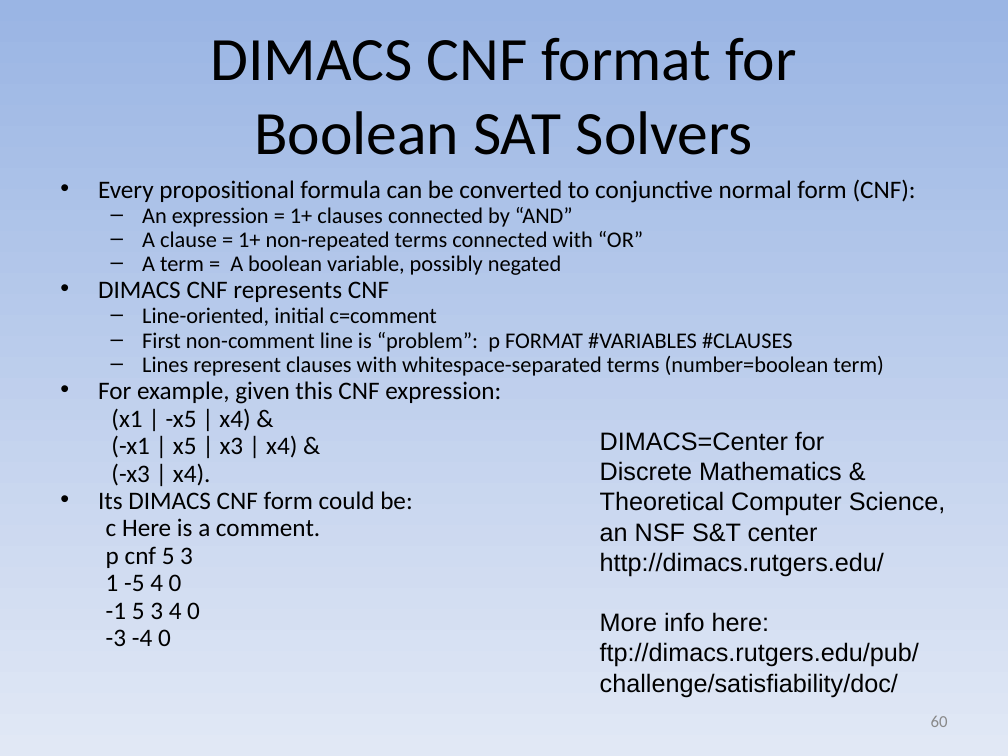
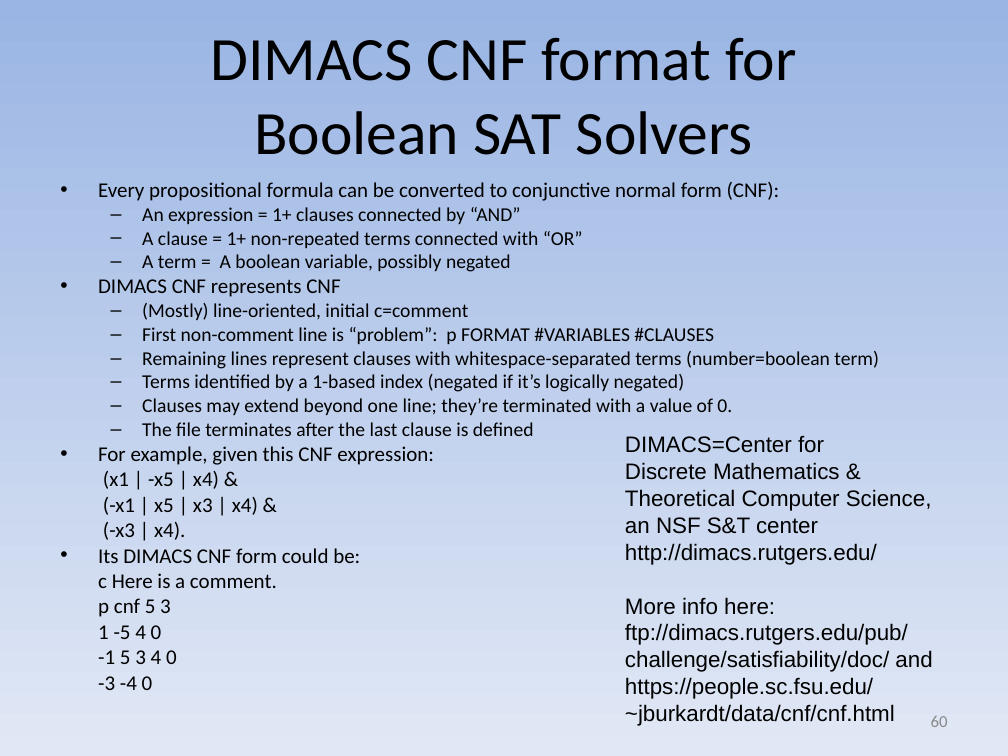
Before and after one commit to david-a-wheeler/david-a-wheeler.github.io, a slide deck: slide 60 of secure-class/presentations/Secure-Software-10-Formal-Methods.ppt. Drawn at 1008x756 pixels with LibreOffice and Linux fonts; fonts in the diff are those of the drawing. Boxes give left, top, right and bottom in pixels: in the first picture for what was removed or moved away, otherwise in the second. Text is boxed around its words. In the diff, an @@ line names an element or a change of style, - is before the commit and + after.

Commit message:
Fix CNF explanation
My thanks to Tony (tchow) for alerting me to the problem in the
CNF description!

```diff
--- a/secure-class/presentations/Secure-Software-10-Formal-Methods.ppt
+++ b/secure-class/presentations/Secure-Software-10-Formal-Methods.ppt
@@ text at box(98, 182, 722, 690): size 18 to 15 pt in "Every propositional formula can be converted to ...", "DIMACS CNF represents CNF", "For example, given this CNF expression:", "(x1 | -x5 | x4) &" and 8 more places; size 16 to 14 pt in "An expression = 1+ clauses connected by ...", "A clause = 1+ non-repeated terms connected ...", "A term = A boolean variable, possibly ...", "First non-comment line is “problem”: p FORMAT ..."; line spacing 0.7 to 0.8 @@
@@ text at box(142, 303, 468, 320): text changed; size 16 to 14 pt @@
-  – Line-oriented, initial c=comment
+  – (Mostly) line-oriented, initial c=comment
@@ text at box(142, 351, 879, 436): text changed; size 16 to 14 pt @@
-  – Lines represent clauses with whitespace-separated terms (number=boolean term)
+  – Remaining lines represent clauses with whitespace-separated terms (number=boolean term)
+  – Terms identified by a 1-based index (negated if it’s logically negated)
+  – Clauses may extend beyond one line; they’re terminated with a value of 0.
+  – The file terminates after the last clause is defined
@@ text "DIMACS=Center for": place and size @@
-text "DIMACS=Center for" at box(600, 431, 946, 697)
+text "DIMACS=Center for" at box(625, 435, 932, 726)
@@ text at box(625, 435, 932, 615): size 18 to 16 pt in "DIMACS=Center for", "Discrete Mathematics &", "Theoretical Computer Science,", "an NSF S&T center" and 2 more places @@
@@ text at box(625, 623, 932, 726): text changed; size 18 to 16 pt @@
-ftp://dimacs.rutgers.edu/pub/
-challenge/satisfiability/doc/
+ftp://dimacs.rutgers.edu/pub/
+challenge/satisfiability/doc/ and
+https://people.sc.fsu.edu/
+~jburkardt/data/cnf/cnf.html
```
Also in this commit, not shown: 2 other slides changed, 1 slide added, 1 other file.
